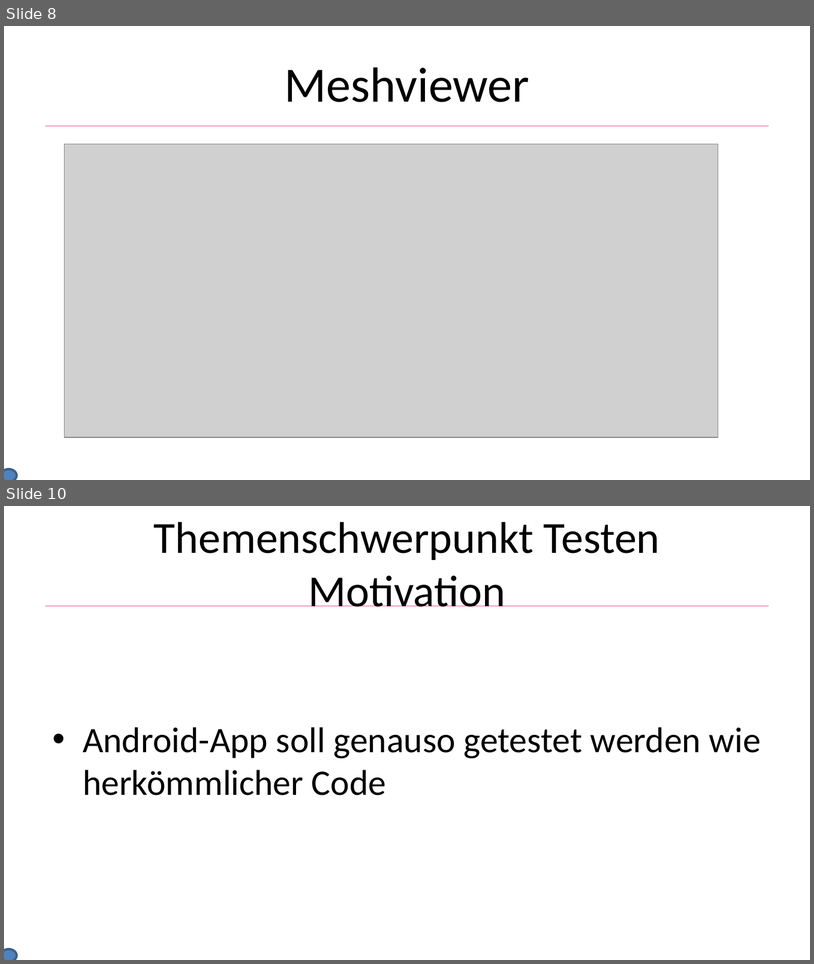
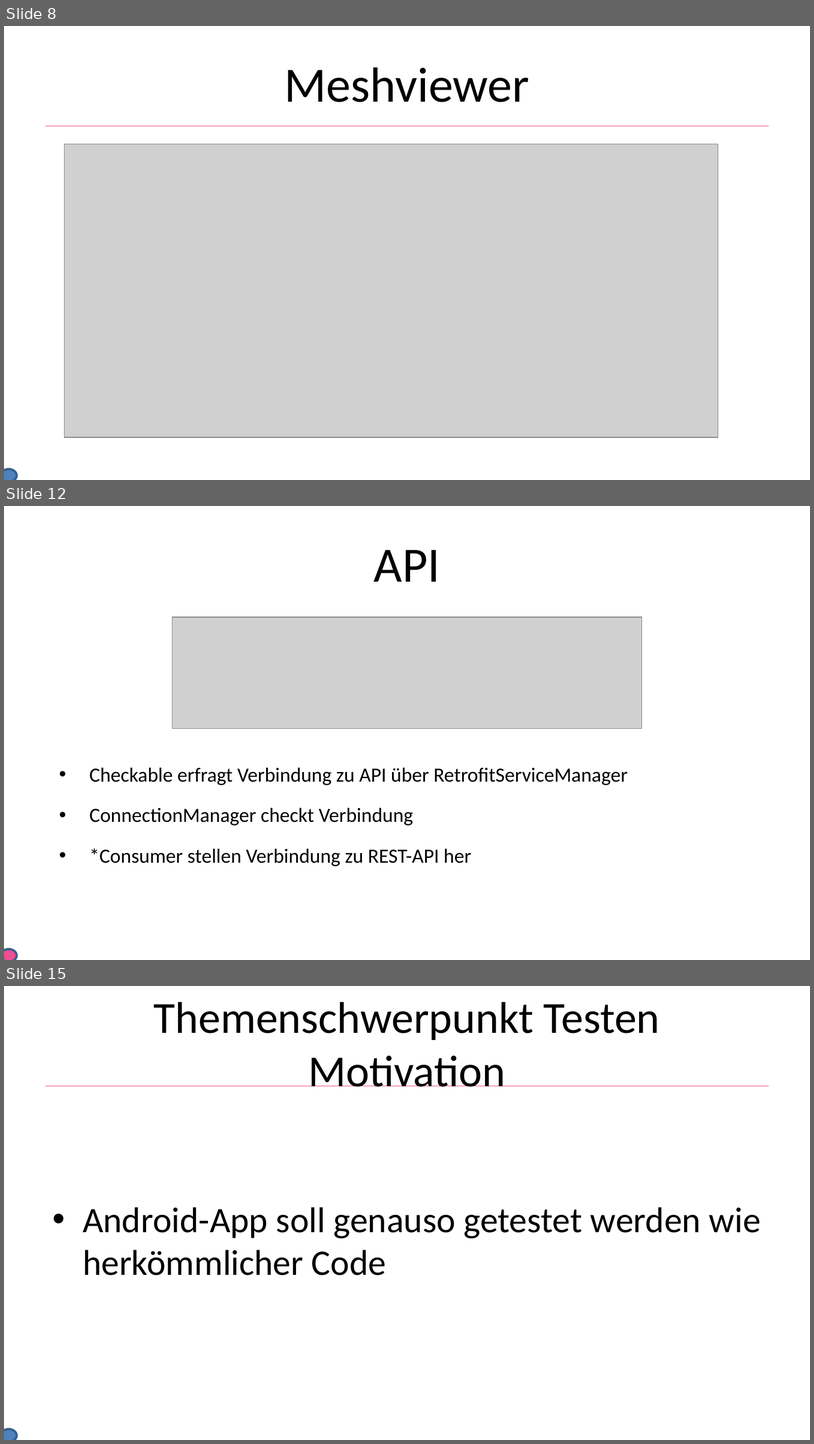
Before and after one commit to He1md4ll/MobileMeshViewer, a slide deck: docs/mobile_meshviewer_praezi.pptx. Shown one above the other, each under a label of ours: slides 8 and 10 before the commit, slides 8, 12 and 15 after it; the slides between them are not shown. The pictures are 814x964 and 814x1444 pixels, drawn with LibreOffice and Linux fonts; fonts in the diff are those of the drawing; grey boxes stand for pictures; background and template pictures are left out. Boxes give left, top, right and bottom in pixels: in the first picture for what was removed or moved away, otherwise in the second. Text is boxed around its words. In the diff, an @@ line names an element or a change of style, - is before the commit and + after.

```diff
--- a/docs/mobile_meshviewer_praezi.pptx
+++ b/docs/mobile_meshviewer_praezi.pptx
@@ slide 12 added at bbox=[4, 506, 810, 960], background #FFFFFF @@
@@ title added at bbox=[374, 550, 440, 582], 44 pt, text #000000 @@
+API
@@ picture added at bbox=[173, 617, 642, 729] @@
@@ text added at bbox=[89, 767, 628, 866], 18 pt, text #000000 @@
+• Checkable erfragt Verbindung zu API über RetrofitServiceManager
+• ConnectionManager checkt Verbindung
+• *Consumer stellen Verbindung zu REST-API her
@@ ellipse added at bbox=[4, 949, 17, 960], fill #EA5092, outline #3A5F8C 2 pt @@
@@ what was slide 10 is now slide 15 @@
```
Also in this commit, not shown: 6 slides changed, 5 other slides added, 1 slide removed.
